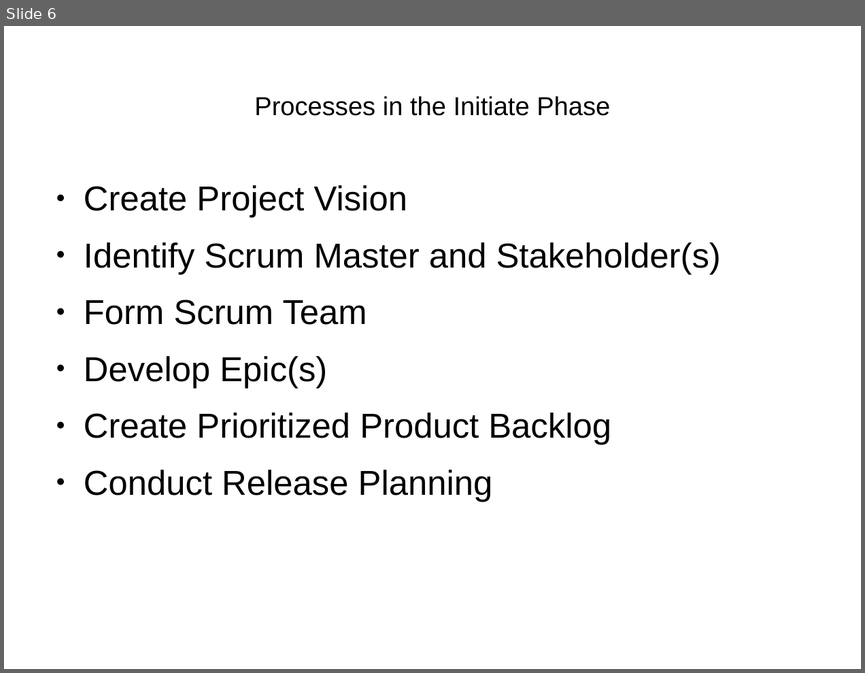
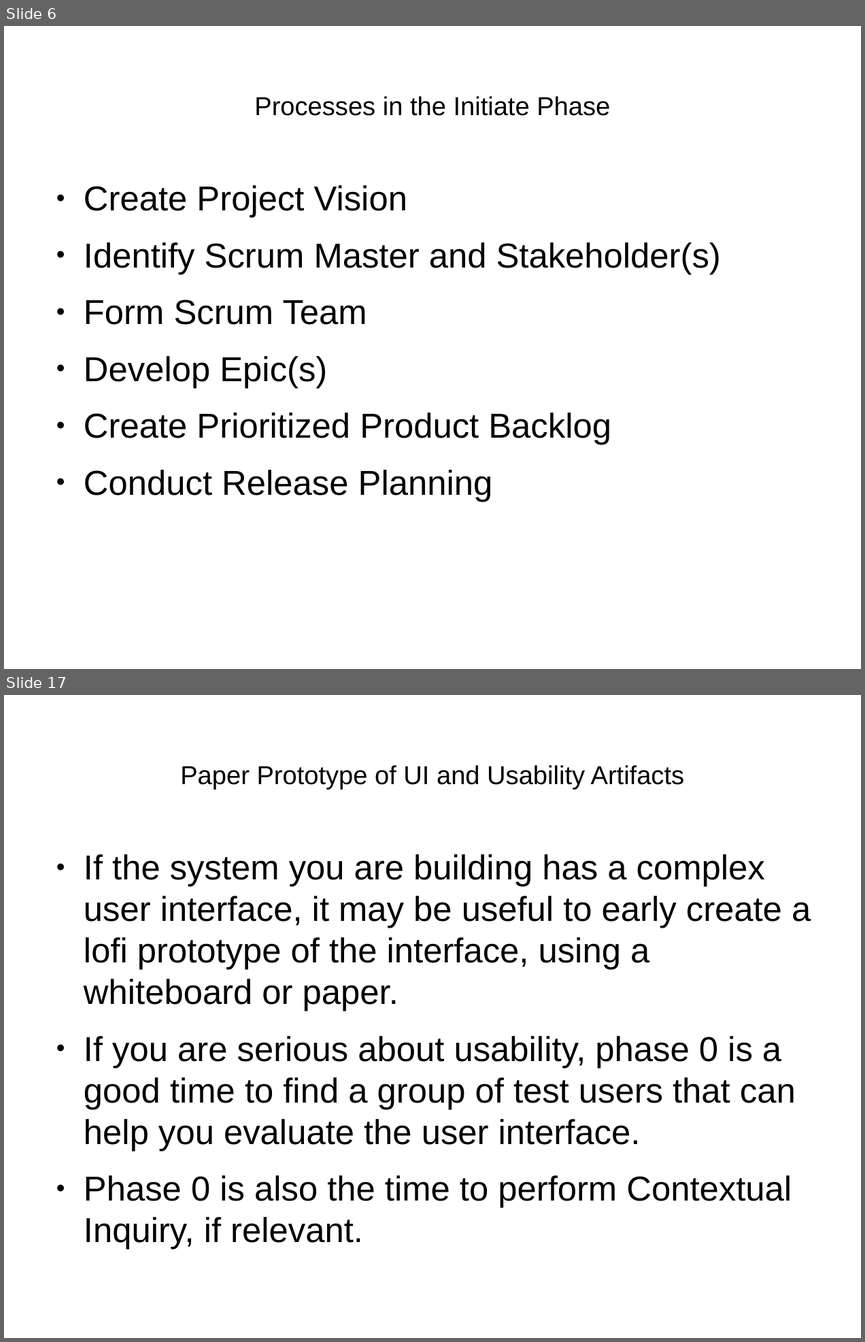
Before and after one commit to henrikarro/uu, a slide deck: 1DL251/project/requirements-presentation.odp. Shown one above the other, each under a label of ours: slide 6 before the commit, slides 6 and 17 after it; the slides between them are not shown. The pictures are 865x673 and 865x1342 pixels, drawn with LibreOffice and Linux fonts; fonts in the diff are those of the drawing. Boxes give left, top, right and bottom in pixels: in the first picture for what was removed or moved away, otherwise in the second. Text is boxed around its words. In the diff, an @@ line names an element or a change of style, - is before the commit and + after.

```diff
--- a/1DL251/project/requirements-presentation.odp
+++ b/1DL251/project/requirements-presentation.odp
@@ slide 17 added at <box>4,695,861,1338</box>, background #FFFFFF @@
@@ title added at <box>180,765,685,790</box>, 24 pt, text #000000 @@
+Paper Prototype of UI and Usability Artifacts
@@ text added at <box>84,854,810,1249</box>, 32 pt, text #000000 @@
+● If the system you are building has a complex user interface, it may be useful to early create a lofi prototype of the interface, using a whiteboard or paper.
+● If you are serious about usability, phase 0 is a good time to find a group of test users that can help you evaluate the user interface.
+● Phase 0 is also the time to perform Contextual Inquiry, if relevant.
```
Also in this commit, not shown: 2 slides changed, 11 other slides added, 1 other file.
